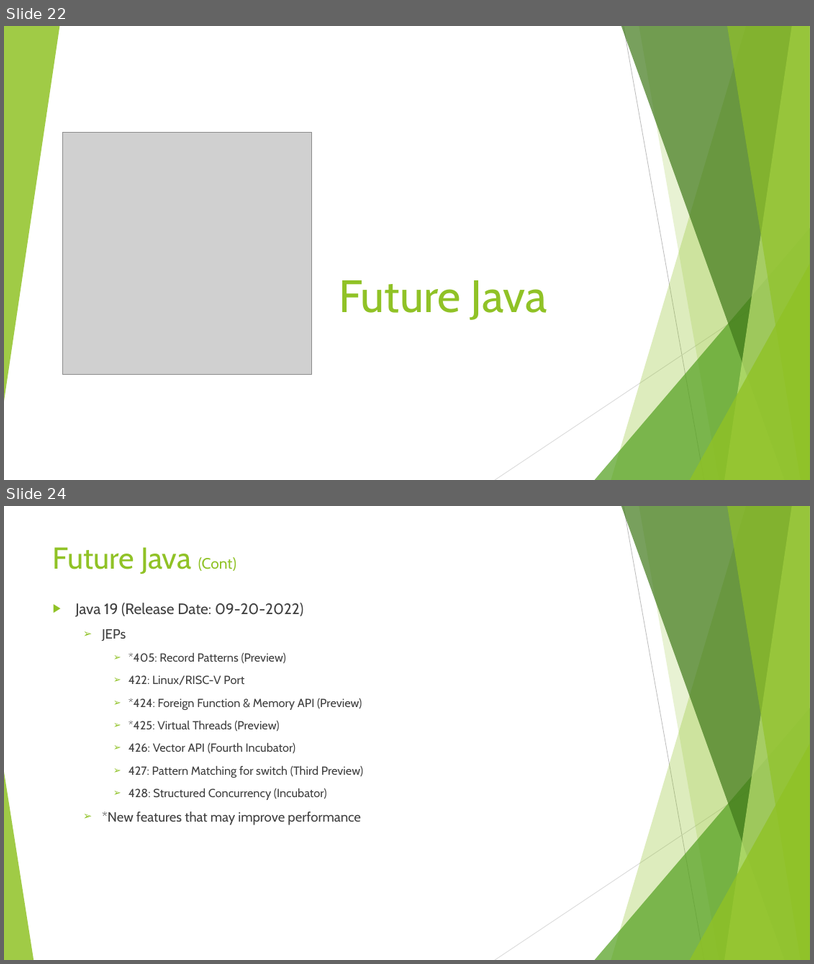
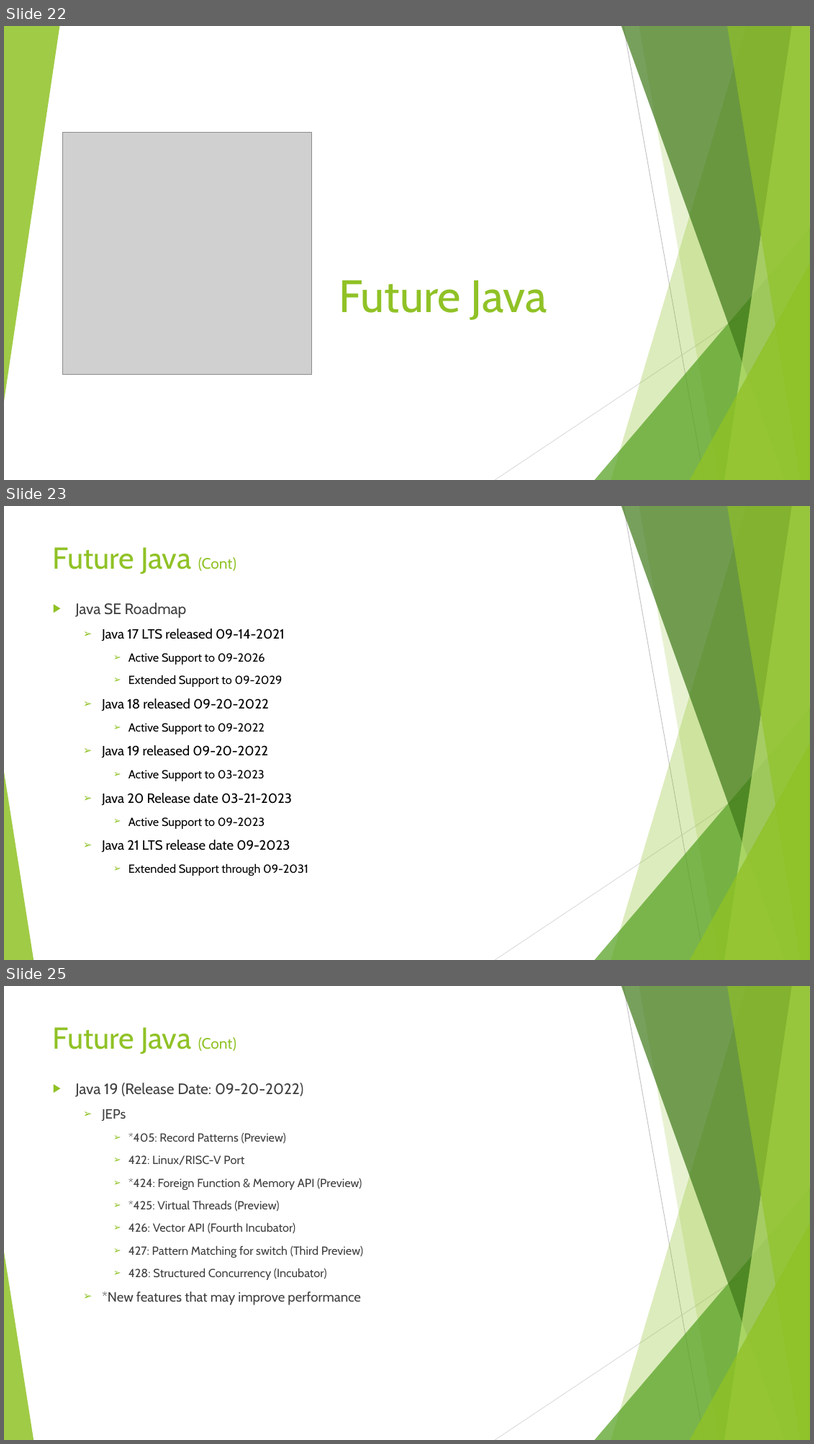
Before and after one commit to Rohan427/Qpid4Graal, a slide deck: doc/reference/Java_17 _Upgrade.pptx. Shown one above the other, each under a label of ours: slides 22 and 24 before the commit, slides 22, 23 and 25 after it; the slides between them are not shown. The pictures are 814x964 and 814x1444 pixels, drawn with LibreOffice and Linux fonts; fonts in the diff are those of the drawing; grey boxes stand for pictures. Boxes give left, top, right and bottom in pixels: in the first picture for what was removed or moved away, otherwise in the second. Text is boxed around its words. In the diff, an @@ line names an element or a change of style, - is before the commit and + after.

Commit message:
Java 17 Upgrade PPT RC2

```diff
--- a/doc/reference/Java_17 _Upgrade.pptx
+++ b/doc/reference/Java_17 _Upgrade.pptx
@@ slide 23 added at [4, 506, 810, 960], background #FFFFFF; not listed: 10 template elements that a slide beside it also shows @@
@@ title added at [53, 547, 237, 574], 36 pt, text #90C226 @@
+Future Java (Cont)
@@ text added at [75, 602, 309, 875], 14 pt, text #000000 @@
+▶ Java SE Roadmap
+  ➢ Java 17 LTS released 09-14-2021
+    ➢ Active Support to 09-2026
+    ➢ Extended Support to 09-2029
+  ➢ Java 18 released 09-20-2022
+    ➢ Active Support to 09-2022
+  ➢ Java 19 released 09-20-2022
+    ➢ Active Support to 03-2023
+  ➢ Java 20 Release date 03-21-2023
+    ➢ Active Support to 09-2023
+  ➢ Java 21 LTS release date 09-2023
+    ➢ Extended Support through 09-2031
@@ what was slide 24 is now slide 25 @@
```
Also in this commit, not shown: 3 slides changed.
